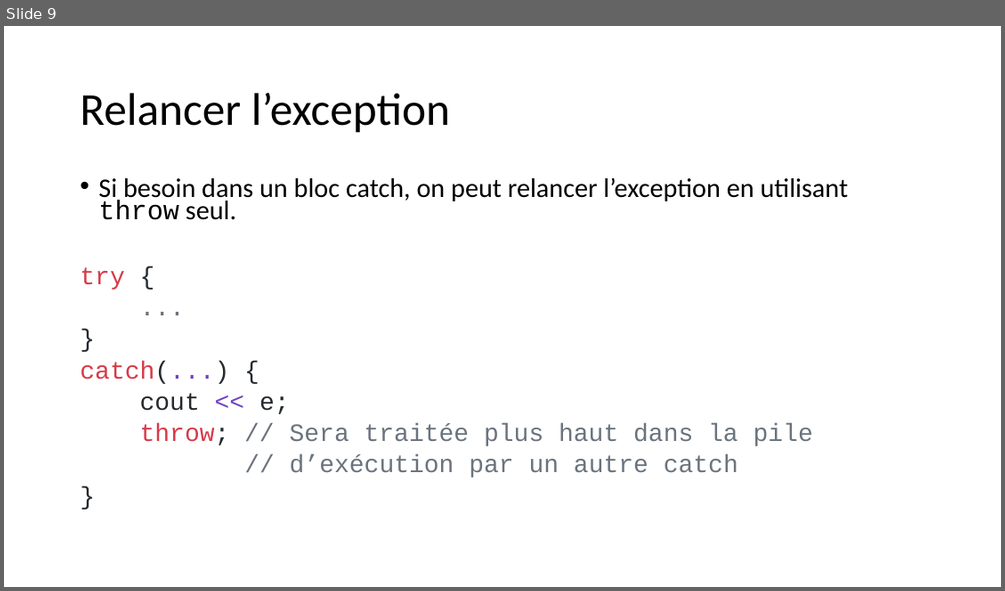
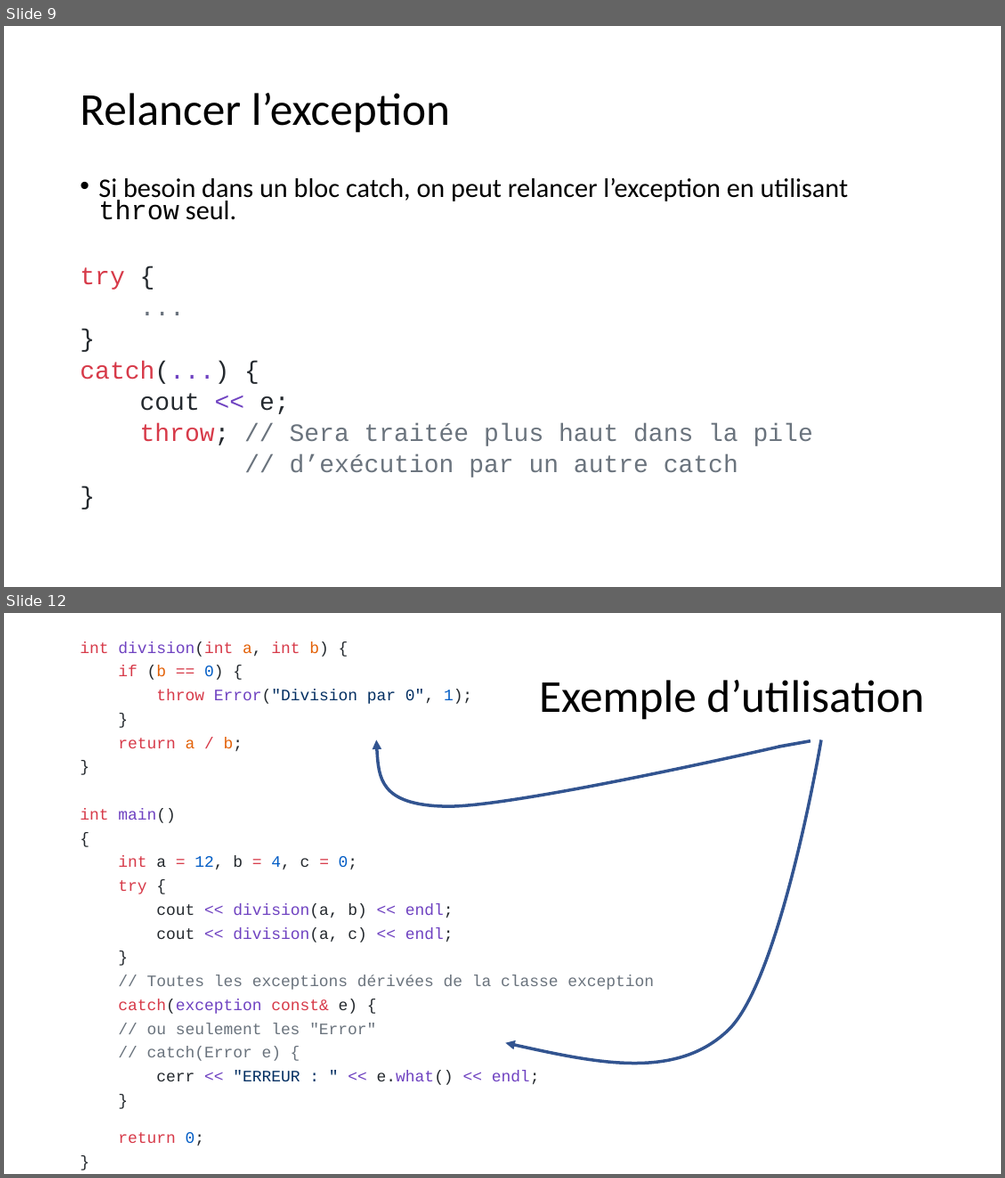
Before and after one commit to beerserker/BTS2, a slide deck: 02_CPP/03_Exceptions/bts2_exceptions.pptx. Shown one above the other, each under a label of ours: slide 9 before the commit, slides 9 and 12 after it; the slides between them are not shown. The pictures are 1005x591 and 1005x1178 pixels, drawn with LibreOffice and Linux fonts; fonts in the diff are those of the drawing. Boxes give left, top, right and bottom in pixels: in the first picture for what was removed or moved away, otherwise in the second. Text is boxed around its words. In the diff, an @@ line names an element or a change of style, - is before the commit and + after.

Commit message:
exceptions v2

```diff
--- a/02_CPP/03_Exceptions/bts2_exceptions.pptx
+++ b/02_CPP/03_Exceptions/bts2_exceptions.pptx
@@ slide 12 added at box(4, 613, 1001, 1174), background #FFFFFF @@
@@ text added at box(80, 641, 654, 1145), 15.4 pt, text #6A737D @@
+int division(int a, int b) {
+if (b == 0) {
+throw Error("Division par 0", 1);
+}
+return a / b;
+}
+int main()
+{
+int a = 12, b = 4, c = 0;
+try {
+cout << division(a, b) << endl;
+cout << division(a, c) << endl;
+}
+// Toutes les exceptions dérivées de la classe exception
+catch(exception const& e) {
+// ou seulement les "Error"
+// catch(Error e) {
+cerr << "ERREUR : " << e.what() << endl;
+}
+return 0;
+}
@@ title added at box(539, 680, 923, 720), 44 pt, text #000000 @@
+Exemple d’utilisation
@@ freeform shape added at box(376, 740, 811, 807), outline #325491 3 pt @@
@@ freeform shape added at box(506, 740, 821, 1062), outline #325491 3 pt @@
```
Also in this commit, not shown: 4 other slides added, 1 other file.
